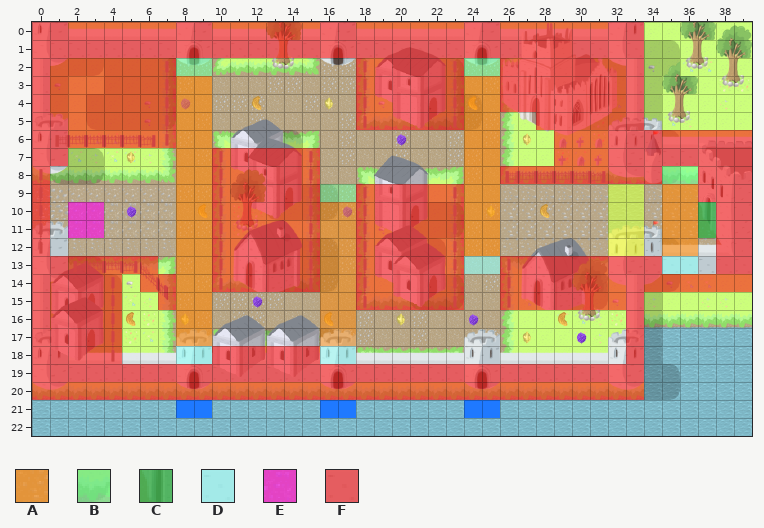
Level history. Tiled map (JSON): dist/assets/level/truffles_level_1.json. The first picture shows the starting point.
Cells are 32x32 px. Shown: x 0..39, y 0..22.
Key: from "truffles_level_1_tileset": A 447, B 499, C 550, D 551, E 602, F 654.
_ is an empty cell.
Layers that did not change in this view are not listed.
Layer "map/environment_collision/collide_depth_" before, first column x 30:
 9 _______FFF
10 ________FF
11 ________FF
12 ________FF
13 FFFFF___FF
14 FFFFFFFFFF
15 FFFF______
16 ___F______
17 ___F______
18 ___F______
19 FFFF______
20 FFFF______
21 __________
22 __________
Layer "map/patrol/level1" before, first column x 33:
 3 _______
 4 _______
 5 _______
 6 _______
 7 _______
 8 __BB___
 9 __AA___
10 __AA___
11 __AA___
12 __AA___
13 __DD___
14 _______
15 _______
16 _______
17 _______
18 _______
19 _______
20 _______
21 _______
22 _______
Layer "map/patrol/level2" before, first column x 22:
 0 ___________
 1 ___________
 2 __BB_______
 3 __AA_______
 4 __AA_______
 5 __AA_______
 6 __AA_______
 7 __AA_______
 8 __AA_______
 9 __AA_______
10 __AA_______
11 __AA_______
12 __AA_______
13 __DD_______
14 ___________
15 ___________
16 ___________
17 ___________
18 ___________
19 ___________
20 ___________
21 ___________
22 ___________
Layer "map/patrol/level3" before, first column x 14:
 5 ___________
 6 ___________
 7 ___________
 8 ___________
 9 __BB_______
10 __AA_______
11 __AA_______
12 __AA_______
13 __AA_______
14 __AA_______
15 __AA_______
16 __AA_______
17 __AA_______
18 __DD_______
19 ___________
20 ___________
21 ___________
22 ___________
Layer "map/patrol/level4" before, first column x 6:
 0 ___________
 1 ___________
 2 __BB_______
 3 __AA_______
 4 __AA_______
 5 __AA_______
 6 __AA_______
 7 __AA_______
 8 __AA_______
 9 __AA_______
10 __AA_______
11 __AA_______
12 __AA_______
13 __AA_______
14 __AA_______
15 __AA_______
16 __AA_______
17 __AA_______
18 __DD_______
19 ___________
20 ___________
21 ___________
22 ___________
The same view after the edit:
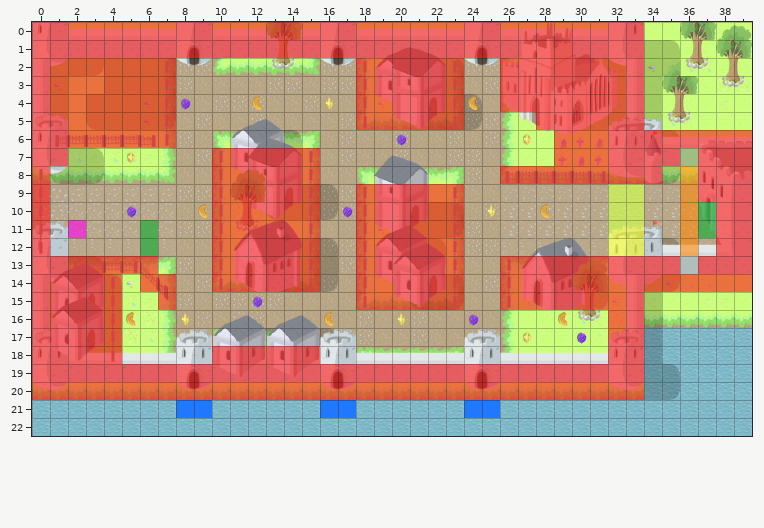
See-through tiles are keyed as they look on the map.
What changed:
Layer "map/environment_collision/collide_depth_":
y 13: x 35..37 ___ -> FFF
y 16..18: x 32 _ -> F
Layer "map/spawns/truffles_spawn":
y 10: x 2..3 EE -> __
y 11: x 3 E -> _
Layer "map/patrol/level1":
y 7: x 36 _ -> B
y 8: x 35..36 BB -> _A
y 9..12: x 35 A -> _
y 13: x 35 D -> _
Layer "map/patrol/level2" (now hidden):
y 2: x 24..25 BB -> __
y 3..12: x 24..25 AA -> __
y 13: x 24..25 DD -> __
Layer "map/patrol/level3" (now hidden):
y 9: x 16..17 BB -> __
y 10..17: x 16..17 AA -> __
y 18: x 16..17 DD -> __
Layer "map/patrol/level4" (now hidden):
y 2: x 8..9 BB -> __
y 3..17: x 8..9 AA -> __
y 18: x 8..9 DD -> __
Layer "map/goal/goal_depth_02":
y 11..12: x 6 _ -> C
